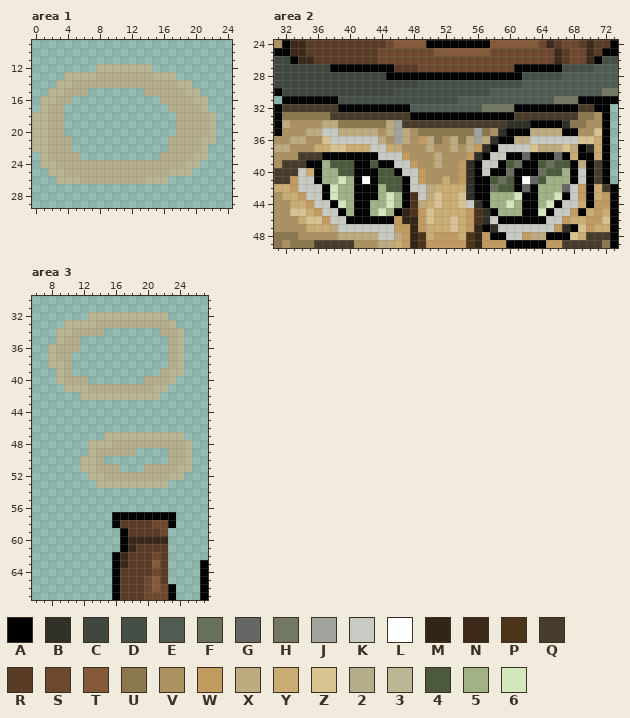
A pixel-art file gets an edit: asperite/PurrlockHolmesNobkgd.aseprite. Above, as it was before the edit.
93x107 pixels, 1 frame. Colours within 5 levels of each other are drawn and written as one. Shown: area 1: x 0..24, y 9..29; area 2: x 31..73, y 24..49; area 3: x 6..27, y 30..67. The commit also changed other parts of the picture, which this record leaves out.
Palette (. is transparent): A #000000  B #303028  C #3f473f  D #454f46  E #505c51  F #66705a  G #666666  H #737862  J #a2a39e  K #c8cac4  L #ffffff  M #332515  N #3d291a  P #4c341b  Q #473c2b  R #593b26  S #6d482e  T #855838  U #8c784f  V #ab9260  W #c39a60  X #bdaa7e  Y #caad72  Z #d9c391  2 #b3ad8c  3 #bab592  4 #4d593d  5 #a2b286  6 #d4e6bd
Once edited:
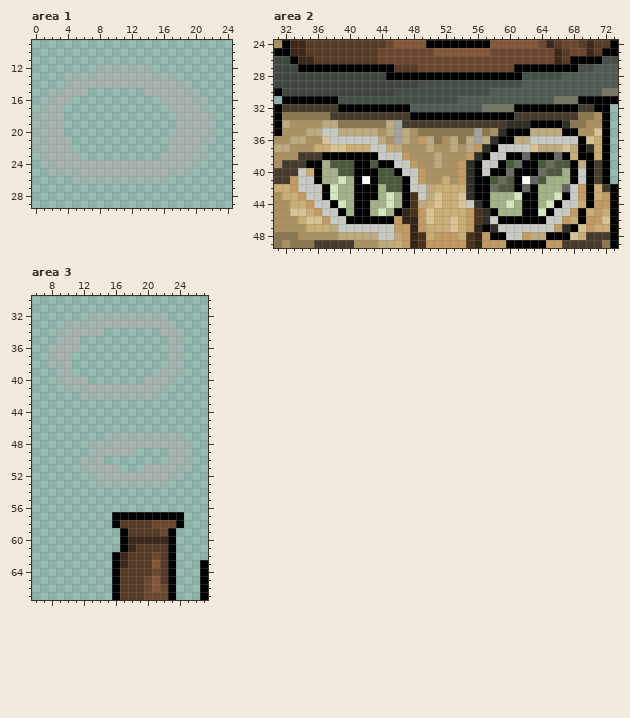
What changed:
layer "Layer 2" added
colour 2: #b3ad8c -> #afafafc3
colour 3: #bab592 -> #afafaf72
Changed rows in their new state; - is a pixel that keeps its letter.
Area 1, layers "Layer 2", "Layer":
first column x 3:
14 .
first column x 3:
25 -33--------
26 ..-33333333
Area 2, layer "Layer":
first column x 34:
26 ----------------------------------AAA
27 AAAA-----------------------------AA--
first column x 69:
36 A
first column x 69:
46 A
Area 3, layer "Layer":
first column x 23:
57 -A
58 SA
59 A-
60 A-
61 A-
62 A-
63 A-
64 A-
65 A-
Where, in picture pixels (left, top, right, bottom), the same in both pictures:
changed: (32, 64, 216, 184)
changed: (562, 56, 594, 72)
changed: (298, 64, 330, 72)
changed: (578, 136, 586, 144)
changed: (578, 216, 586, 224)
changed: (48, 312, 192, 488)
changed: (168, 512, 184, 584)
